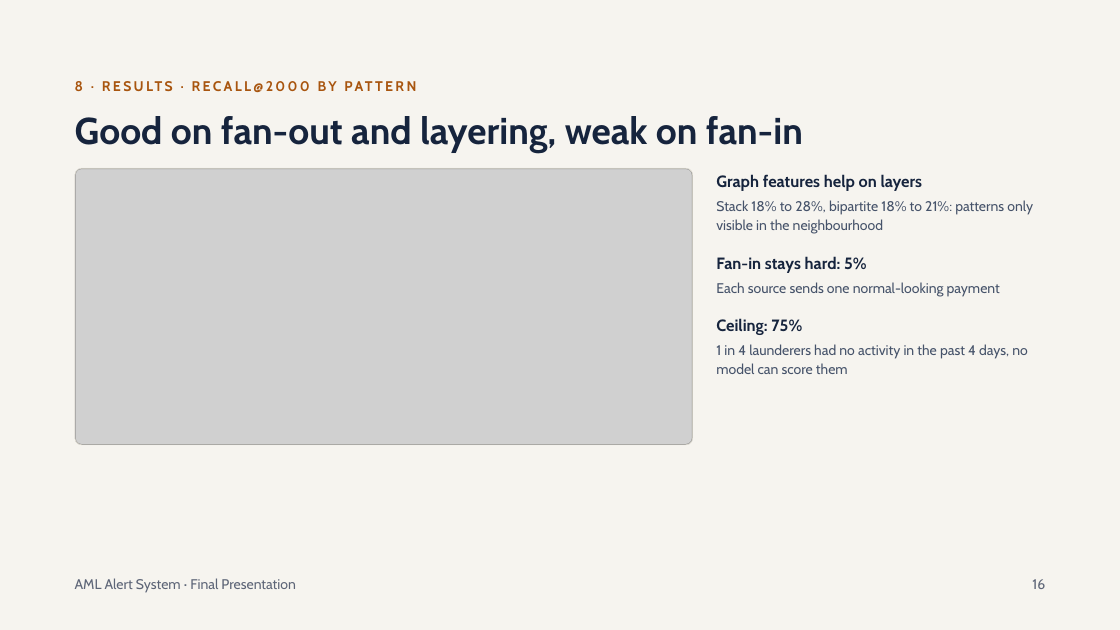
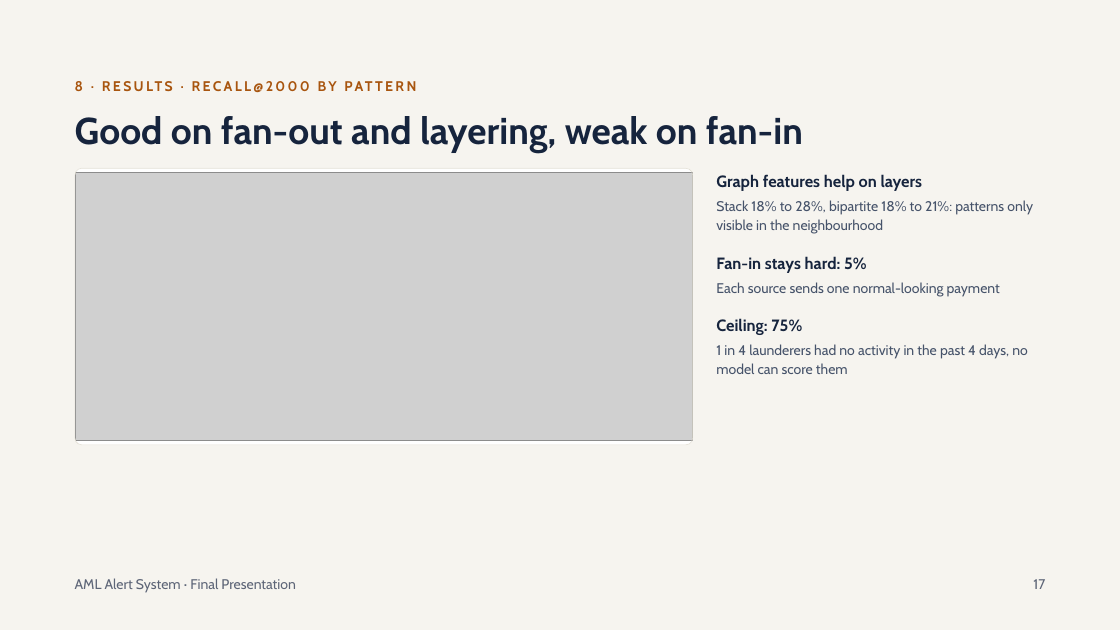
Before and after one commit to Alekhya-koda/Anti-Money-Laundering, a slide deck: slide 17 of reports/AML Alert System Final Presentation.pptx (slide 16 before the commit). Drawn at 1120x630 pixels with LibreOffice and Linux fonts; fonts in the diff are those of the drawing; grey boxes stand for pictures. Boxes give left, top, right and bottom in pixels: in the first picture for what was removed or moved away, otherwise in the second. Text is boxed around its words. In the diff, an @@ line names an element or a change of style, - is before the commit and + after.

```diff
--- a/reports/AML Alert System Final Presentation.pptx
+++ b/reports/AML Alert System Final Presentation.pptx
@@ picture: place and size @@
-picture at [76,169,693,444]
+picture at [76,173,693,441]
@@ text at [1033,579,1045,589]: text changed @@
-16
+17
```
Also in this commit, not shown: 6 other slides changed, 1 slide added, 19 other files.
